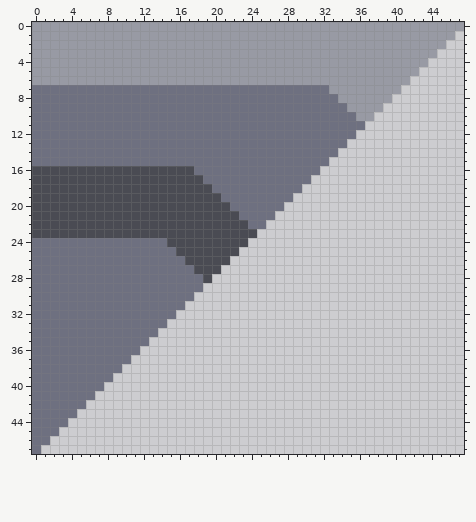
One commit to this pixel-art sprite: core/assets-raw/sprites/blocks/production/atmospheric-concentrator.png. Above: the version before the commit.
The file is 48x48 pixels.
And afterwards:
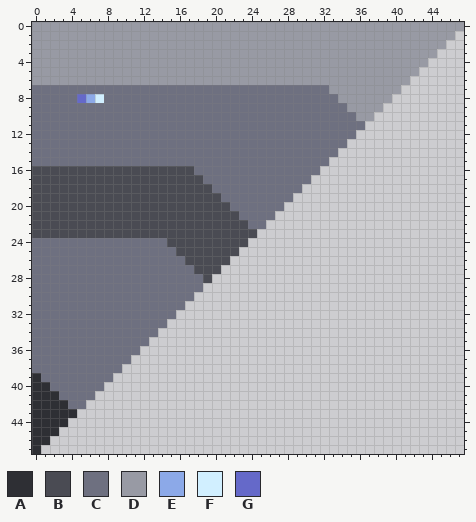
Palette (. is transparent): A #2e2f34  B #4a4b53  C #6e7080  D #989aa4  E #8ca9e8  F #d1efff  G #6569c9
From old to new:
y 8: x 5..7 CCC -> GEF
y 39: x 0 C -> A
y 40: x 0..1 CC -> AA
y 41: x 0..2 CCC -> AAA
y 42: x 0..3 CCCC -> AAAA
y 43: x 0..4 CCCCC -> AAAAA
y 44: x 0..3 CCCC -> AAAA
y 45: x 0..2 CCC -> AAA
y 46: x 0..1 CC -> AA
y 47: x 0 C -> A
Where, in picture pixels (left, top, right, bottom), the same in both pictures:
changed: (77, 94, 104, 103)
changed: (32, 373, 77, 454)
